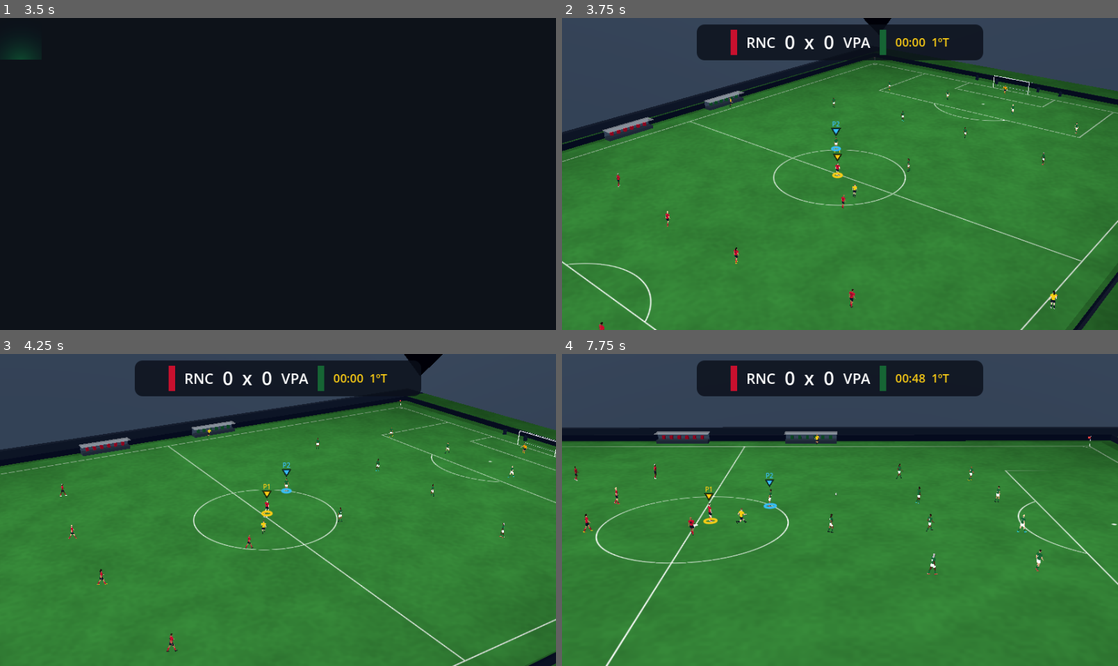
Above: before the commit, frames 1-4 (two rows, left to right).
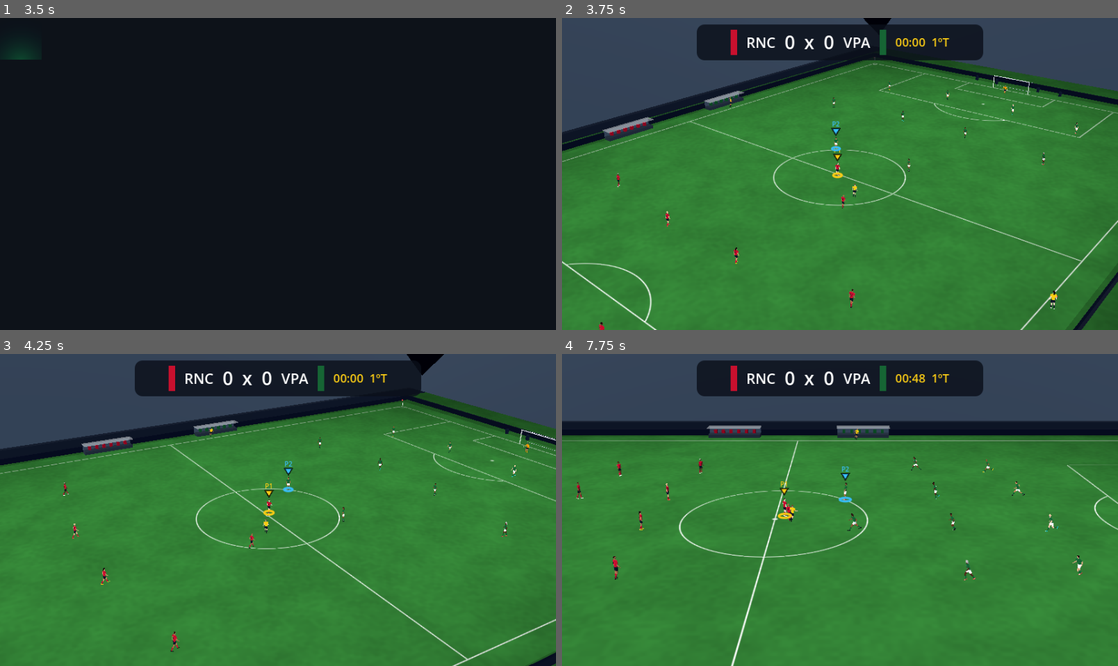
Above: after the commit, the same moments.

Repository: hellisonvidal/Craquez-game
Game: Godot game, scene res://scenes/main.tscn
Two runs of this game, one before a commit and one after it. Both use one fixed random seed, a clock stepped at 60 frames per second and the inputs below.
Inputs (mouse positions are in pixels of both pictures, inside the frame that each line leads up to):
- Up to frame 1 (3.5 s): click "Modo: ◀ Campo ▶" at 0.5 s; click "Liga (casa): ◀ Série A Brasil…" at 1.25 s; click "Casa: ◀ Rubro-Negro Carioca ▶" at 2 s; click "Liga (visitante): ◀ Série A B…" at 2.75 s
- Up to frame 2 (3.75 s): tap Enter at 3.5 s; move the mouse to (962, 158) at 3.52 s; hold Right (ui_right) from 3.53 s (still down); tap J at 3.6 s; click (962, 158) at 3.67 s
- Up to frame 3 (4.25 s): keep holding Right (ui_right)
- Up to frame 4 (7.75 s): release Right (ui_right) at 4.25 s; drag from (728, 525) to (812, 572) at 4.27 s; move the mouse to (895, 441) at 5.02 s; hold Right (ui_right) 5.03-5.75 s; tap L at 5.1 s; drag from (812, 572) to (673, 463) at 5.77 s; move the mouse to (1006, 556) at 6.52 s; hold Left (ui_left) 6.53-7.25 s; tap Shift at 6.6 s; drag from (673, 463) to (756, 432) at 7.27 s

Frame 1 is identical in both runs. In frame 2, 0.1% of the frame differs, in the area x 6-93%, y 24-100%; in frame 3, 3.9%; in frame 4, 8.3%, in the area x 0-100%, y 21-100%.

Commit message:
Movimento mais natural: IA acompanha o lance de frente (recua/anda de lado), chegada suave, pique com histerese; transição suave entre poses, passada sem patinação, passinhos ao girar
Co-Authored-By: Claude Opus 5.5 <noreply@anthropic.com>
Claude-Session: https://claude.ai/code/session_01NMzkBKj72uTvbhDJk62Vbo

Diff:
--- a/scripts/sim/match_sim.gd
+++ b/scripts/sim/match_sim.gd
@@ -433,6 +433,7 @@
 	p.intent = f.move.limit_length(1.0)
 	p.want_sprint = f.has(InputFrame.SPRINT)
 	p.shielding = f.has(InputFrame.SHIELD)
+	p.face_ball = false
 	for q in players:
 		if q.team == t and q.id != p.id:
 			q.shielding = false
@@ -975,13 +976,19 @@
 func _steer_to(p: SimPlayer, target: Vector2, urgent: bool) -> void:
 	var to := target - p.pos
 	var d := to.length()
-	if d < 0.4:
+	# histerese: parado só sai do lugar se o alvo se afastar de verdade
+	var moving := p.vel.length() > 0.5
+	if d < (0.35 if moving else 0.9):
 		p.intent = Vector2.ZERO
 		if ball.pos.distance_to(p.pos) > 0.1:
-			p.facing = _rotate_toward(p.facing, (ball.pos - p.pos).normalized(), 0.1)
+			p.facing = _rotate_toward(p.facing, (ball.pos - p.pos).normalized(), 0.05)
 	else:
-		p.intent = (to / d) * clampf(d / 3.0, 0.2, 1.0)
-	p.want_sprint = urgent or d > 9.0
+		# chegada suave: desacelera nos últimos metros
+		p.intent = (to / d) * clampf(d / 4.0, 0.15, 1.0)
+	# pique com histerese (não liga/desliga a cada passo)
+	p.want_sprint = urgent or d > (7.0 if p.sprinting else 11.0)
+	# sem urgência e perto do lance: acompanha a jogada de frente para a bola
+	p.face_ball = not urgent and d < 10.0 and ball.pos.distance_to(p.pos) < 35.0
 
 
 func _ai_keeper(p: SimPlayer, frozen: bool) -> void:
@@ -1089,6 +1096,11 @@
 		max_s = minf(max_s, p.jog_speed() * 0.78)
 	if p.windup > 0.0:
 		max_s *= 0.55
+	if p.face_ball and not has_ball and intent.length() > 0.1:
+		# andar de costas/de lado é mais lento que de frente
+		var back := clampf(-intent.normalized().dot(p.facing), 0.0, 1.0)
+		var side := 1.0 - absf(intent.normalized().dot(p.facing))
+		max_s *= 1.0 - 0.4 * back - 0.15 * side
 	if p.burst > 0.0:
 		max_s *= 1.07
 	if p.off_balance > 0.0:
@@ -1112,6 +1124,8 @@
 	p.vel += (target_v - p.vel).limit_length(rate * DT)
 	p.pos += p.vel * DT
 	var face_target := p.vel if p.vel.length() > 0.4 else intent
+	if p.face_ball and not has_ball and not p.sprinting and ctrl[p.team].player != p.id:
+		face_target = ball.pos - p.pos
 	var turn_rate := lerpf(11.0, 4.0, clampf(p.vel.length() / 9.0, 0.0, 1.0)) * (0.8 if has_ball else 1.0)
 	if p.shielding and not p.is_keeper:
 		if has_ball:
--- a/scripts/sim/sim_player.gd
+++ b/scripts/sim/sim_player.gd
@@ -60,6 +60,7 @@
 var skill_cd: float = 0.0
 var burst: float = 0.0            # arrancada depois de "tocar e correr"
 var off_balance: float = 0.0      # defensor enganado pela finta
+var face_ball: bool = false      # IA sem a bola: desloca olhando para o lance (recua/anda de lado)
 var shielding: bool = false     # LT/L2: protege a bola (com) ou contém (sem)
 var touch_t: float = 0.0          # domínio (só visual)
 
--- a/scripts/view3d/player_rig.gd
+++ b/scripts/view3d/player_rig.gd
@@ -36,6 +36,11 @@
 var _head_t: float = -1.0
 var _breath: float = 0.0
 var _rest: Array[Vector3] = []
+var _pose: Array[Quaternion] = []     # rotação atual de cada osso (suavizada)
+var _blend_k: float = 1.0             # fração do caminho até a pose-alvo neste quadro
+var _hip_y_s: float = HIP_Y
+var _root_roll_s: float = 0.0
+var _prev_yaw: float = 0.0
 
 
 ## kit: {shirt, shorts, socks, skin, hair, hair_style, number, keeper, gloves, beard, eye}
@@ -52,6 +57,7 @@
 	add_child(skel)
 	for i in skel.get_bone_count():
 		_rest.append(skel.get_bone_rest(i).origin)
+		_pose.append(Quaternion.IDENTITY)
 	body = MeshInstance3D.new()
 	body.mesh = BodyMesh.get_mesh(build_k, String(kit.get("hair_style", "short")))
 	body.cast_shadow = GeometryInstance3D.SHADOW_CASTING_SETTING_OFF
@@ -125,8 +131,11 @@
 	return wrapf(a, -PI, PI)
 
 
+## Leva o osso em direção à pose-alvo (suaviza entradas/saídas de chute, drible, queda).
 func _bone(i: int, x: float, y: float = 0.0, z: float = 0.0) -> void:
-	skel.set_bone_pose_rotation(i, Quaternion.from_euler(Vector3(x, y, z)))
+	var target := Quaternion.from_euler(Vector3(x, y, z))
+	_pose[i] = _pose[i].slerp(target, _blend_k)
+	skel.set_bone_pose_rotation(i, _pose[i])
 
 
 func animate(p: SimPlayer, ball_pos: Vector2, ball_z: float, dt: float) -> void:
@@ -156,8 +165,18 @@
 	_cut = lerpf(_cut, clampf((_turn_rate - 1.6) / 3.0, 0.0, 1.0) * clampf(spd / 5.0, 0.0, 1.0), minf(1.0, dt * 9.0))
 
 	# passada: comprimento cresce com a velocidade
-	var step_len := lerpf(0.5, 2.05, sn) * (1.0 - 0.3 * _cut)
+	# comprimento do passo = quanto o pé realmente percorre com a amplitude atual
+	# da coxa (perna ~0,9 m): o pé de apoio fica "plantado", sem patinar
+	var amp_now := lerpf(0.16, 1.0, sn) if spd > 0.15 else 0.0
+	var step_len := maxf(0.35, 2.0 * 0.9 * sin(amp_now) * 0.92 + 0.25 * sn) * (1.0 - 0.25 * _cut)
+	# girando parado: passinhos para acompanhar o corpo
+	var yaw_rate := absf(_wrap(_yaw - _prev_yaw)) / maxf(dt, 0.001)
+	_prev_yaw = _yaw
+	if spd < 1.0 and yaw_rate > 1.5:
+		phase = fmod(phase + yaw_rate * 1.2 * dt, TAU)
 	phase = fmod(phase + PI * spd / step_len * dt, TAU)
+	# rápido o bastante para não amortecer a passada (~3 Hz), lento o bastante para não "estalar"
+	_blend_k = 1.0 - exp(-dt * 34.0)
 	_breath += dt * (2.0 + sn * 3.0)
 
 	# gatilhos de ação (bordas dos timers da simulação)
@@ -459,9 +478,11 @@
 	var look_down := clampf(0.25 - to_ball.length() * 0.02, 0.0, 0.25) if ball_z < 1.0 else -0.15
 
 	# ---------- aplica
-	skel.set_bone_pose_position(B.HIPS, Vector3(0, hip_y + root_y, 0))
-	skel.set_bone_pose_rotation(B.HIPS, Quaternion.from_euler(Vector3(root_pitch, hip_yaw, 0)))
-	rotation = Vector3(0, _yaw, root_roll)
+	_hip_y_s = lerpf(_hip_y_s, hip_y + root_y, _blend_k)
+	_root_roll_s = lerp_angle(_root_roll_s, root_roll, _blend_k)
+	skel.set_bone_pose_position(B.HIPS, Vector3(0, _hip_y_s, 0))
+	_bone(B.HIPS, root_pitch, hip_yaw, 0.0)
+	rotation = Vector3(0, _yaw, _root_roll_s)
 	_bone(B.SPINE, spine_x * 0.5, spine_y * 0.5 - hip_yaw * 0.5)
 	_bone(B.CHEST, spine_x * 0.5, spine_y * 0.5 - hip_yaw * 0.5)
 	# +X inclina a cabeça para trás: compensa a inclinação do tronco; olhar para baixo é negativo
